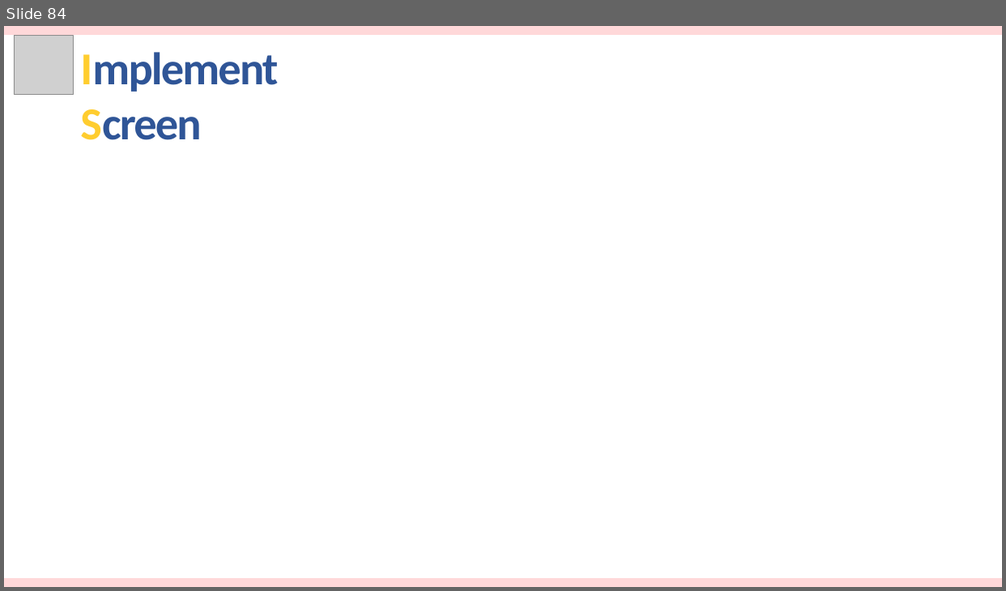
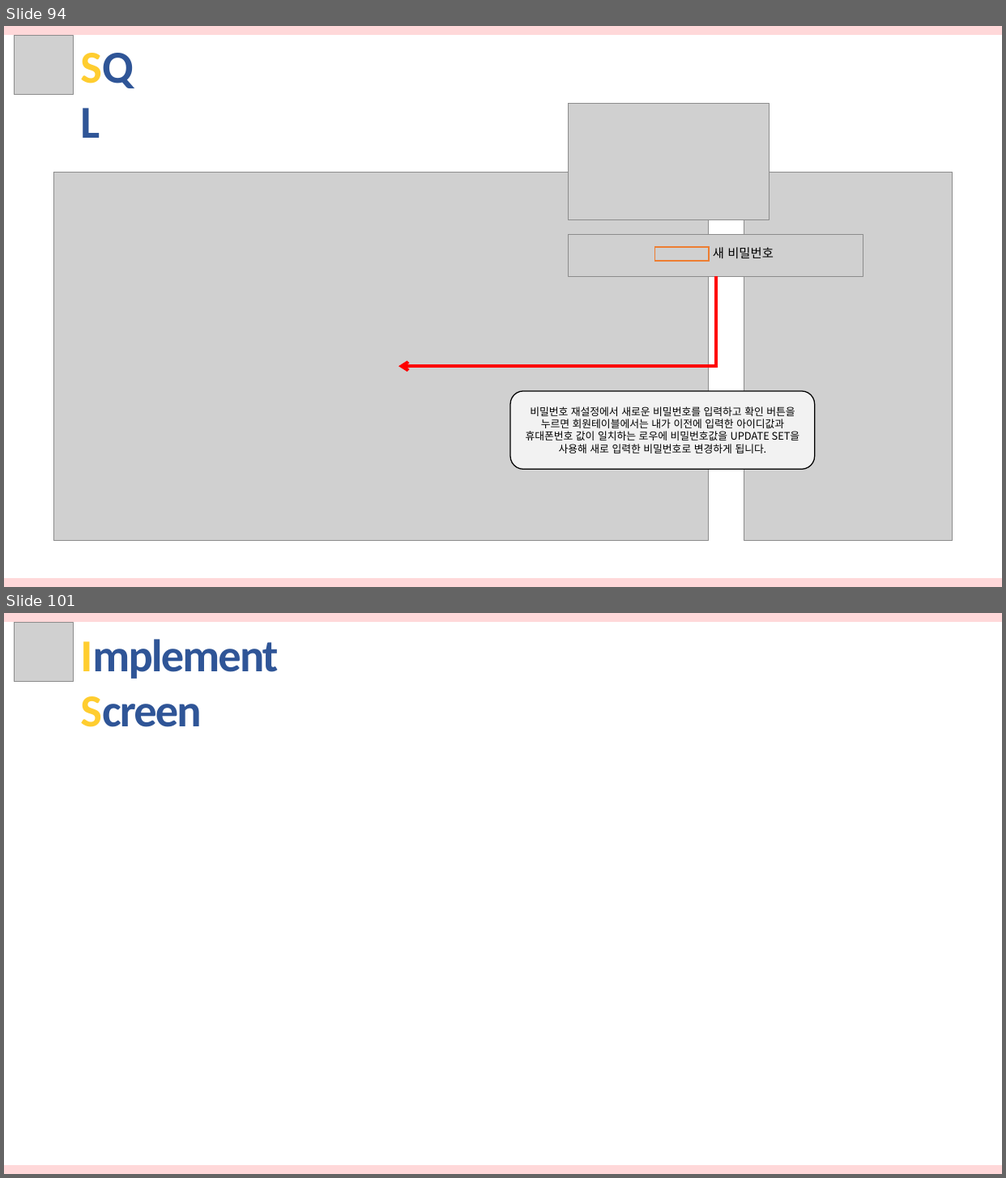
Before and after one commit to hhsw07/ezen-academy-projects, a slide deck: 발표자료/3차/반려동물관리서비스.pptx. Shown one above the other, each under a label of ours: slide 84 before the commit, slides 94 and 101 after it; the slides between them are not shown. The pictures are 1006x591 and 1006x1178 pixels, drawn with LibreOffice and Linux fonts; fonts in the diff are those of the drawing; grey boxes stand for pictures. Boxes give left, top, right and bottom in pixels: in the first picture for what was removed or moved away, otherwise in the second. Text is boxed around its words. In the diff, an @@ line names an element or a change of style, - is before the commit and + after.

```diff
--- a/발표자료/3차/반려동물관리서비스.pptx
+++ b/발표자료/3차/반려동물관리서비스.pptx
@@ slide 94 added at bbox=[4, 26, 1002, 587], background #FFFFFF @@
@@ rectangle added at bbox=[4, 26, 1002, 35], fill #FFD8D9 @@
@@ picture added at bbox=[15, 36, 74, 95] @@
@@ text added at bbox=[73, 33, 156, 96], 44 pt, text #2F5597, bold @@
+SQL
@@ picture added at bbox=[569, 103, 769, 220] @@
@@ picture added at bbox=[53, 173, 709, 541] @@
@@ picture added at bbox=[744, 173, 953, 541] @@
@@ picture added at bbox=[569, 235, 863, 277] @@
@@ rectangle added at bbox=[654, 247, 709, 261], outline #ED7D31 1 pt @@
@@ text added at bbox=[713, 247, 774, 258], 12 pt, text #000000 @@
+새 비밀번호
@@ elbow arrow added from (716, 277) to (398, 367), #FF0000 3 pt @@
@@ rounded rectangle added at bbox=[510, 391, 814, 469], fill #F2F2F2, outline #000000 1 pt, 10 pt, text #000000 @@
+비밀번호 재설정에서 새로운 비밀번호를 입력하고 확인 버튼을 누르면 회원테이블에서는 내가 이전에 입력한 아이디값과 휴대폰번호 값이 일치하는 로우에 비밀번호값을 UPDATE SET을 사용해 새로 입력한 비밀번호로 변경하게 됩니다.
@@ rectangle added at bbox=[4, 578, 1002, 587], fill #FFD8D9 @@
@@ what was slide 84 is now slide 101 @@
```
Also in this commit, not shown: 16 other slides added.
